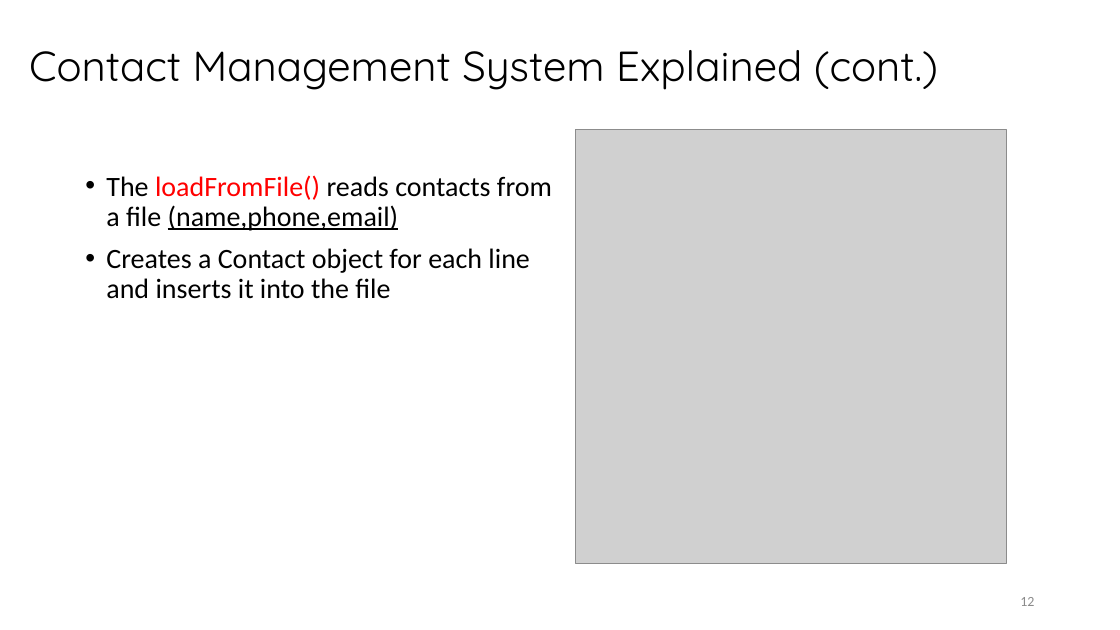
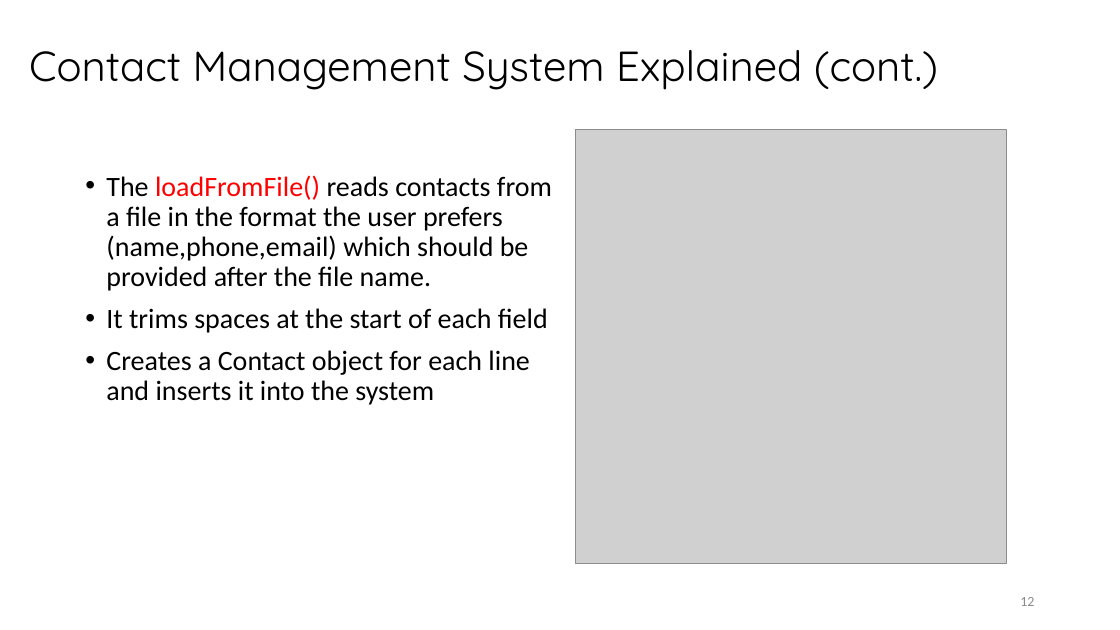
Before and after one commit to DragoneeI/CS214-Project-Group-3, a slide deck: slide 12 of CS214 Project.pptx. Drawn at 1120x630 pixels with LibreOffice and Linux fonts; fonts in the diff are those of the drawing; grey boxes stand for pictures. Boxes give left, top, right and bottom in pixels: in the first picture for what was removed or moved away, otherwise in the second. Text is boxed around its words. In the diff, an @@ line names an element or a change of style, - is before the commit and + after.

```diff
--- a/CS214 Project.pptx
+++ b/CS214 Project.pptx
@@ text at (x1=106, y1=175, x2=552, y2=405): text changed @@
-• The loadFromFile() reads contacts from a file (name,phone,email)
-• Creates a Contact object for each line and inserts it into the file
+• The loadFromFile() reads contacts from a file in the format the user prefers (name,phone,email) which should be provided after the file name.
+• It trims spaces at the start of each field
+• Creates a Contact object for each line and inserts it into the system
```
Also in this commit, not shown: 6 other slides changed.
